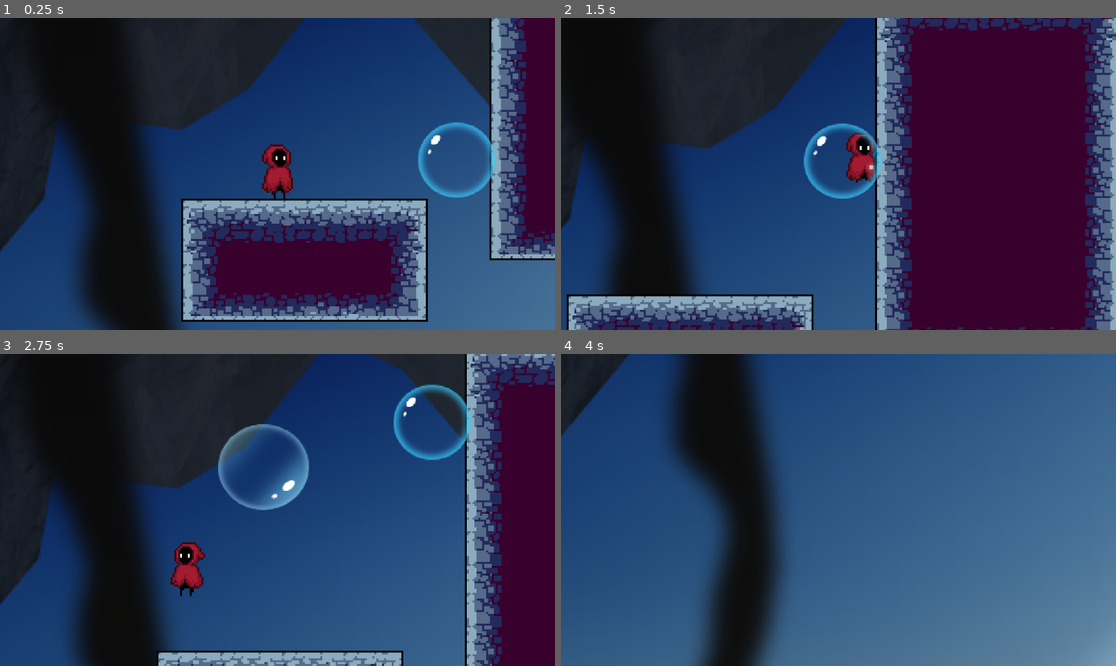
Above: before the commit, frames 1-4 (two rows, left to right).
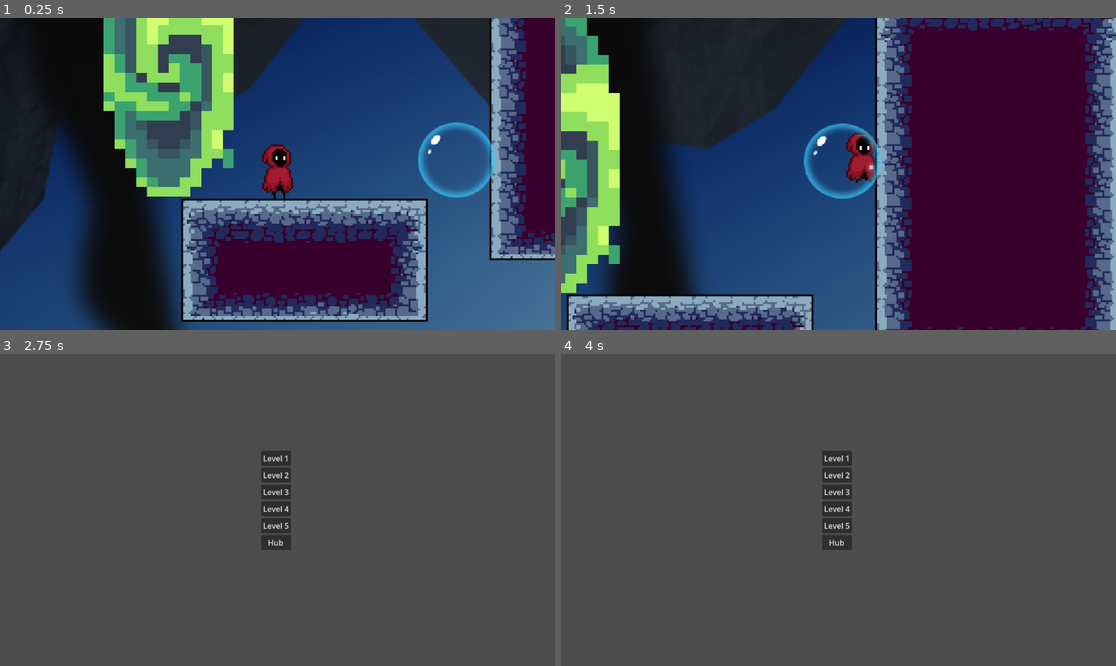
Above: after the commit, the same moments.

Repository: pxD1311/Bubble-Realms-The-Lost-Knight
Game: Godot game, scene res://scenes/main_menu.tscn
Two runs of this game, one before a commit and one after it. Both use one fixed random seed, a clock stepped at 60 frames per second and the inputs below.
Inputs (mouse positions are in pixels of both pictures, inside the frame that each line leads up to):
- Up to frame 1 (0.25 s): no input
- Up to frame 2 (1.5 s): move the mouse to (960, 158) at 0.52 s; hold S (crouch) 0.53-1.28 s; hold D (move_right) from 0.53 s (still down); tap Space (jump) at 0.77 s; move the mouse to (727, 189) at 1.27 s; click (727, 189) at 1.35 s
- Up to frame 3 (2.75 s): tap Space (jump) at 1.52 s; move the mouse to (333, 441) at 2.02 s; release D (move_right) at 2.03 s; hold A (move_left) from 2.03 s (still down); right-click (333, 441) at 2.1 s
- Up to frame 4 (4 s): release A (move_left) at 2.75 s; click (838, 475) at 2.75 s, where only the run after the commit has a clickable "Level 2"; move the mouse to (810, 572) at 3.52 s; hold D (move_right) from 3.53 s (still down); tap S (crouch) at 3.6 s; tap Space (jump) at 3.77 s

The runs differ from the first frame. In frame 1, 12% of the frame differs, in the area x 18-43%, y 0-58%; in frame 2, 7.8%; in frame 3, 100%; in frame 4, 100%, in the area x 0-100%, y 0-100%.

Commit message:
added parallax to lv 2 and 3

Diff:
--- a/scenes/levels/level_1.tscn
+++ b/scenes/levels/level_1.tscn
@@ -257,10 +257,6 @@
 layer_1/name = "Mid"
 layer_1/tile_data = PackedInt32Array(-131069, 2, 1, -131068, 65538, 1, -131067, 65538, 1, -131066, 196610, 1, -65531, 6 …(3780 unchanged characters)…
 
-[node name="coin" parent="." instance=ExtResource("5_wp5aq")]
-position = Vector2(913, -43)
-scale = Vector2(1.48219, 1.56219)
-
 [node name="platforms" type="Node" parent="."]
 
 [node name="bubble_up_down2" parent="platforms" instance=ExtResource("4_vecjc")]
@@ -332,6 +328,9 @@
 [node name="portal" parent="." instance=ExtResource("16_camjo")]
 position = Vector2(1155, 473)
 
+[node name="portal2" parent="." instance=ExtResource("16_camjo")]
+position = Vector2(-71, -73)
+
 [node name="coins" type="Node" parent="."]
 
 [node name="coin2" parent="coins" instance=ExtResource("5_wp5aq")]
@@ -366,6 +365,10 @@
 
 [node name="coin12" parent="coins" instance=ExtResource("5_wp5aq")]
 position = Vector2(941, 535)
+
+[node name="coin" parent="coins" instance=ExtResource("5_wp5aq")]
+position = Vector2(913, -43)
+scale = Vector2(1.12577, 1.15666)
 
 [node name="gems" type="Node" parent="."]
 
--- a/scenes/levels/level_2.tscn
+++ b/scenes/levels/level_2.tscn
@@ -22,6 +22,14 @@
 [ext_resource type="PackedScene" uid="uid://b4yfxnk068hvi" path="res://scenes/gem.tscn" id="20_q4o5d"]
 [ext_resource type="PackedScene" uid="uid://c2gyfogrndnrc" path="res://scenes/enemies/static_enemy.tscn" id="21_ioq42"]
 [ext_resource type="PackedScene" uid="uid://dohm8ruyv6aom" path="res://scenes/bubble_pop.tscn" id="22_lcc8j"]
+[ext_resource type="Texture2D" uid="uid://bb6jeujynmryk" path="res://assets/level_parallax_cave/0.png" id="23_l0kre"]
+[ext_resource type="Texture2D" uid="uid://g63ermb304om" path="res://assets/level_parallax_cave/00.png" id="24_v7olq"]
+[ext_resource type="Texture2D" uid="uid://mettcxjmfpeo" path="res://assets/level_parallax_cave/3.png" id="25_x7ug7"]
+[ext_resource type="Texture2D" uid="uid://dqpd2ouind7nl" path="res://assets/level_parallax_cave/4.png" id="26_10bt0"]
+[ext_resource type="Texture2D" uid="uid://do4k4d4td462" path="res://assets/level_parallax_cave/5.png" id="27_hf74s"]
+[ext_resource type="Texture2D" uid="uid://b136ivgjlngvw" path="res://assets/level_parallax_cave/6.png" id="28_rglrd"]
+[ext_resource type="Texture2D" uid="uid://dwydksx5w0ujo" path="res://assets/level_parallax_cave/7ForeGround.png" id="29_rum8p"]
+[ext_resource type="Texture2D" uid="uid://cl1cmms1nm5os" path="res://assets/level_parallax_cave/BlackLight.png" id="30_p7v3d"]
 
 [sub_resource type="TileSetAtlasSource" id="TileSetAtlasSource_f0cpj"]
 texture = ExtResource("1_0hm6d")
@@ -597,4 +605,79 @@
 position = Vector2(569, 175)
 scale = Vector2(0.176706, 0.17612)
 
+[node name="ParallaxBackground" type="ParallaxBackground" parent="."]
+
+[node name="ParallaxLayer" type="ParallaxLayer" parent="ParallaxBackground"]
+position = Vector2(-124, -85)
+motion_scale = Vector2(0.2, 0.2)
+motion_mirroring = Vector2(1280, 720)
+
+[node name="Sprite2D" type="Sprite2D" parent="ParallaxBackground/ParallaxLayer"]
+texture = ExtResource("23_l0kre")
+centered = false
+
+[node name="ParallaxLayer2" type="ParallaxLayer" parent="ParallaxBackground"]
+position = Vector2(-124, -85)
+motion_scale = Vector2(0.2, 0.2)
+motion_mirroring = Vector2(1280, 720)
+
+[node name="Sprite2D" type="Sprite2D" parent="ParallaxBackground/ParallaxLayer2"]
+texture = ExtResource("24_v7olq")
+centered = false
+
+[node name="ParallaxLayer3" type="ParallaxLayer" parent="ParallaxBackground"]
+position = Vector2(-124, -85)
+motion_scale = Vector2(0.2, 0.2)
+motion_mirroring = Vector2(1280, 720)
+
+[node name="Sprite2D" type="Sprite2D" parent="ParallaxBackground/ParallaxLayer3"]
+texture = ExtResource("25_x7ug7")
+centered = false
+
+[node name="ParallaxLayer4" type="ParallaxLayer" parent="ParallaxBackground"]
+position = Vector2(-124, -85)
+motion_scale = Vector2(0.2, 0.2)
+motion_mirroring = Vector2(1280, 720)
+
+[node name="Sprite2D" type="Sprite2D" parent="ParallaxBackground/ParallaxLayer4"]
+texture = ExtResource("26_10bt0")
+centered = false
+
+[node name="ParallaxLayer5" type="ParallaxLayer" parent="ParallaxBackground"]
+position = Vector2(-124, -85)
+motion_scale = Vector2(0.2, 0.2)
+motion_mirroring = Vector2(1280, 720)
+
+[node name="Sprite2D" type="Sprite2D" parent="ParallaxBackground/ParallaxLayer5"]
+texture = ExtResource("27_hf74s")
+centered = false
+
+[node name="ParallaxLayer6" type="ParallaxLayer" parent="ParallaxBackground"]
+position = Vector2(-124, -85)
+motion_scale = Vector2(0.2, 0.2)
+motion_mirroring = Vector2(1280, 720)
+
+[node name="Sprite2D" type="Sprite2D" parent="ParallaxBackground/ParallaxLayer6"]
+texture = ExtResource("28_rglrd")
+centered = false
+
+[node name="ParallaxLayer7" type="ParallaxLayer" parent="ParallaxBackground"]
+position = Vector2(-124, -85)
+motion_scale = Vector2(0.2, 0.2)
+motion_mirroring = Vector2(1280, 720)
+
+[node name="Sprite2D" type="Sprite2D" parent="ParallaxBackground/ParallaxLayer7"]
+texture = ExtResource("29_rum8p")
+centered = false
+
+[node name="ParallaxLayer8" type="ParallaxLayer" parent="ParallaxBackground"]
+position = Vector2(-124, -85)
+motion_scale = Vector2(0.2, 0.2)
+motion_mirroring = Vector2(1280, 720)
+
+[node name="Sprite2D" type="Sprite2D" parent="ParallaxBackground/ParallaxLayer8"]
+position = Vector2(8, -10)
+texture = ExtResource("30_p7v3d")
+centered = false
+
 [connection signal="body_entered" from="killzone" to="killzone" method="_on_body_entered"]
--- a/scenes/levels/level_3.tscn
+++ b/scenes/levels/level_3.tscn
@@ -9,6 +9,14 @@
 [ext_resource type="PackedScene" uid="uid://dp3t42xdm01sk" path="res://scenes/portal.tscn" id="3_y448a"]
 [ext_resource type="PackedScene" uid="uid://c2gyfogrndnrc" path="res://scenes/enemies/static_enemy.tscn" id="6_qscul"]
 [ext_resource type="Script" path="res://scripts/killzone.gd" id="9_o0xwf"]
+[ext_resource type="Texture2D" uid="uid://bb6jeujynmryk" path="res://assets/level_parallax_cave/0.png" id="10_35rtv"]
+[ext_resource type="Texture2D" uid="uid://g63ermb304om" path="res://assets/level_parallax_cave/00.png" id="11_b34lc"]
+[ext_resource type="Texture2D" uid="uid://mettcxjmfpeo" path="res://assets/level_parallax_cave/3.png" id="12_0fe4k"]
+[ext_resource type="Texture2D" uid="uid://dqpd2ouind7nl" path="res://assets/level_parallax_cave/4.png" id="13_tdqbv"]
+[ext_resource type="Texture2D" uid="uid://do4k4d4td462" path="res://assets/level_parallax_cave/5.png" id="14_5g4yf"]
+[ext_resource type="Texture2D" uid="uid://b136ivgjlngvw" path="res://assets/level_parallax_cave/6.png" id="15_ap4sl"]
+[ext_resource type="Texture2D" uid="uid://dwydksx5w0ujo" path="res://assets/level_parallax_cave/7ForeGround.png" id="16_bcswe"]
+[ext_resource type="Texture2D" uid="uid://cl1cmms1nm5os" path="res://assets/level_parallax_cave/BlackLight.png" id="17_ffffc"]
 
 [sub_resource type="TileSetAtlasSource" id="TileSetAtlasSource_sfv1s"]
 texture = ExtResource("1_jsm8p")
@@ -551,4 +559,79 @@
 [node name="CollisionShape2D" type="CollisionShape2D" parent="killzone"]
 shape = SubResource("WorldBoundaryShape2D_le4q7")
 
+[node name="ParallaxBackground2" type="ParallaxBackground" parent="."]
+
+[node name="ParallaxLayer" type="ParallaxLayer" parent="ParallaxBackground2"]
+position = Vector2(-255, -107)
+motion_scale = Vector2(0.2, 0.2)
+motion_mirroring = Vector2(1280, 720)
+
+[node name="Sprite2D" type="Sprite2D" parent="ParallaxBackground2/ParallaxLayer"]
+texture = ExtResource("10_35rtv")
+centered = false
+
+[node name="ParallaxLayer2" type="ParallaxLayer" parent="ParallaxBackground2"]
+position = Vector2(-255, -107)
+motion_scale = Vector2(0.2, 0.2)
+motion_mirroring = Vector2(1280, 720)
+
+[node name="Sprite2D" type="Sprite2D" parent="ParallaxBackground2/ParallaxLayer2"]
+texture = ExtResource("11_b34lc")
+centered = false
+
+[node name="ParallaxLayer3" type="ParallaxLayer" parent="ParallaxBackground2"]
+position = Vector2(-255, -107)
+motion_scale = Vector2(0.2, 0.2)
+motion_mirroring = Vector2(1280, 720)
+
+[node name="Sprite2D" type="Sprite2D" parent="ParallaxBackground2/ParallaxLayer3"]
+texture = ExtResource("12_0fe4k")
+centered = false
+
+[node name="ParallaxLayer4" type="ParallaxLayer" parent="ParallaxBackground2"]
+position = Vector2(-255, -107)
+motion_scale = Vector2(0.2, 0.2)
+motion_mirroring = Vector2(1280, 720)
+
+[node name="Sprite2D" type="Sprite2D" parent="ParallaxBackground2/ParallaxLayer4"]
+texture = ExtResource("13_tdqbv")
+centered = false
+
+[node name="ParallaxLayer5" type="ParallaxLayer" parent="ParallaxBackground2"]
+position = Vector2(-255, -107)
+motion_scale = Vector2(0.2, 0.2)
+motion_mirroring = Vector2(1280, 720)
+
+[node name="Sprite2D" type="Sprite2D" parent="ParallaxBackground2/ParallaxLayer5"]
+texture = ExtResource("14_5g4yf")
+centered = false
+
+[node name="ParallaxLayer6" type="ParallaxLayer" parent="ParallaxBackground2"]
+position = Vector2(-255, -107)
+motion_scale = Vector2(0.2, 0.2)
+motion_mirroring = Vector2(1280, 720)
+
+[node name="Sprite2D" type="Sprite2D" parent="ParallaxBackground2/ParallaxLayer6"]
+texture = ExtResource("15_ap4sl")
+centered = false
+
+[node name="ParallaxLayer7" type="ParallaxLayer" parent="ParallaxBackground2"]
+position = Vector2(-255, -107)
+motion_scale = Vector2(0.2, 0.2)
+motion_mirroring = Vector2(1280, 720)
+
+[node name="Sprite2D" type="Sprite2D" parent="ParallaxBackground2/ParallaxLayer7"]
+texture = ExtResource("16_bcswe")
+centered = false
+
+[node name="ParallaxLayer8" type="ParallaxLayer" parent="ParallaxBackground2"]
+position = Vector2(-255, -107)
+motion_scale = Vector2(0.2, 0.2)
+motion_mirroring = Vector2(1280, 720)
+
+[node name="Sprite2D" type="Sprite2D" parent="ParallaxBackground2/ParallaxLayer8"]
+position = Vector2(8, -10)
+texture = ExtResource("17_ffffc")
+centered = false
+
 [connection signal="body_entered" from="killzone" to="killzone" method="_on_body_entered"]
Not shown: 1 places in scenes/levels/level_2.tscn that only renumber resources
Not shown: 1 places in scenes/levels/level_3.tscn that only renumber resources
